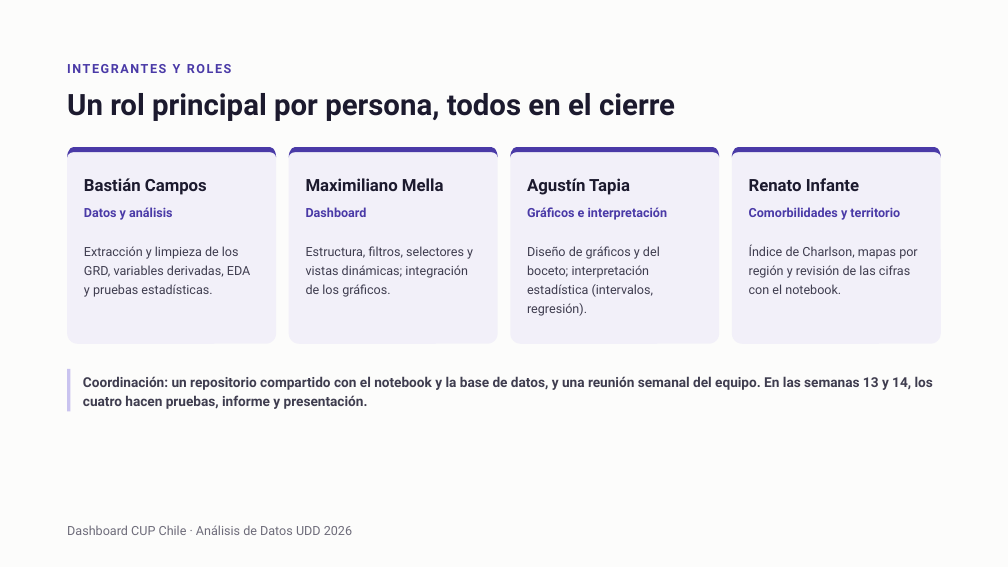
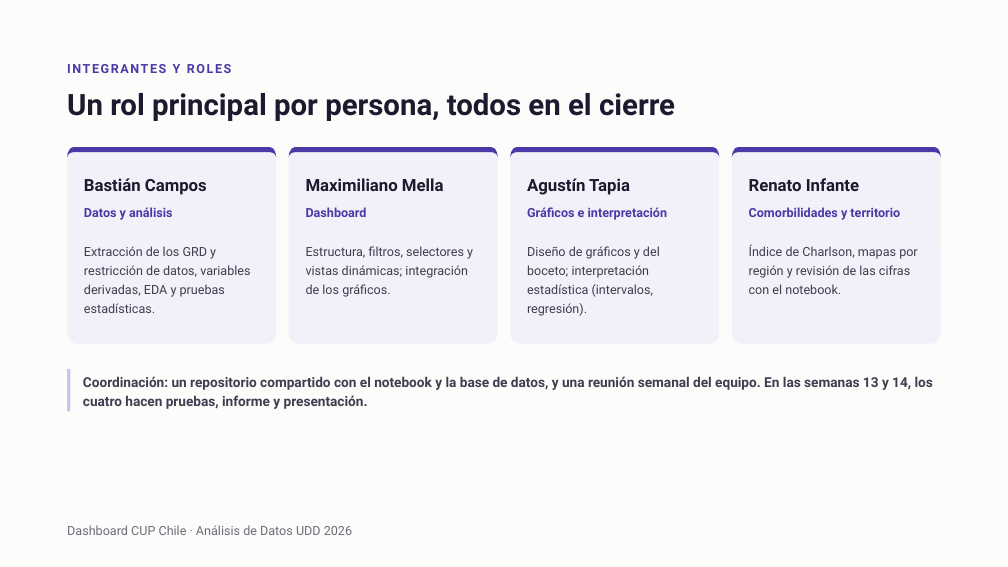
Before and after one commit to mvxizzz/proyecto-analisis-datos, a slide deck: slide 15 of presentacion/Dashboard CUP Chile - Avance 2.pptx. Drawn at 1008x567 pixels with LibreOffice and Linux fonts; fonts in the diff are those of the drawing. Boxes give left, top, right and bottom in pixels: in the first picture for what was removed or moved away, otherwise in the second. Text is boxed around its words. In the diff, an @@ line names an element or a change of style, - is before the commit and + after.

Commit message:
Correcciones del plan de trabajo y dashboard v0.3 con zonas
- Comorbilidad definida igual en la PPT, el guion, el dashboard y el notebook
- "Restricción de datos (0–18 años)" en vez de "limpieza"
- Pacientes únicos frente a egresos: 3.889 egresos CUP de 3.520 pacientes (no es la suma de los años)
- PPT: sin SMR ni embudo en la metodología; captura nueva del dashboard
- Dashboard: "Dif. %" en vez de "Var.", ayudas (i) en cada variable, colores por significado y UI renovada
- Filtro Zona (norte, centro y sur); el mapa se acerca a la zona elegida
- Pestaña Territorio: mapa grande por egresos o mortalidad, indicadores y detalle por región
- Pestaña Comparaciones: las tres zonas lado a lado, CUP frente a metastásicos
- Guion y su PDF actualizados

```diff
--- a/presentacion/Dashboard CUP Chile - Avance 2.pptx
+++ b/presentacion/Dashboard CUP Chile - Avance 2.pptx
@@ text at box(84, 246, 250, 313): text changed @@
-Extracción y limpieza de los GRD, variables derivadas, EDA y pruebas estadísticas.
+Extracción de los GRD y restricción de datos, variables derivadas, EDA y pruebas estadísticas.
```
Also in this commit, not shown: 4 other slides changed, 7 other files.
